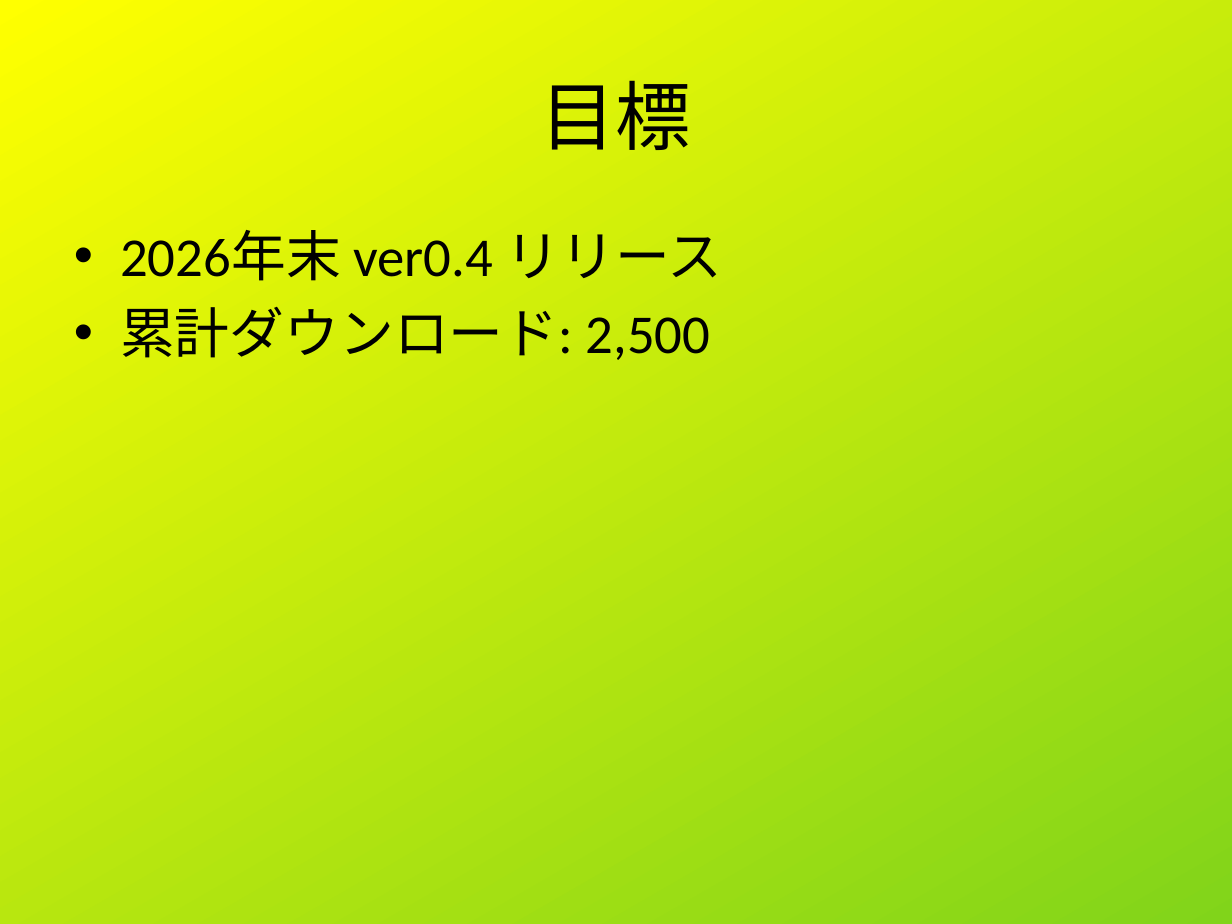
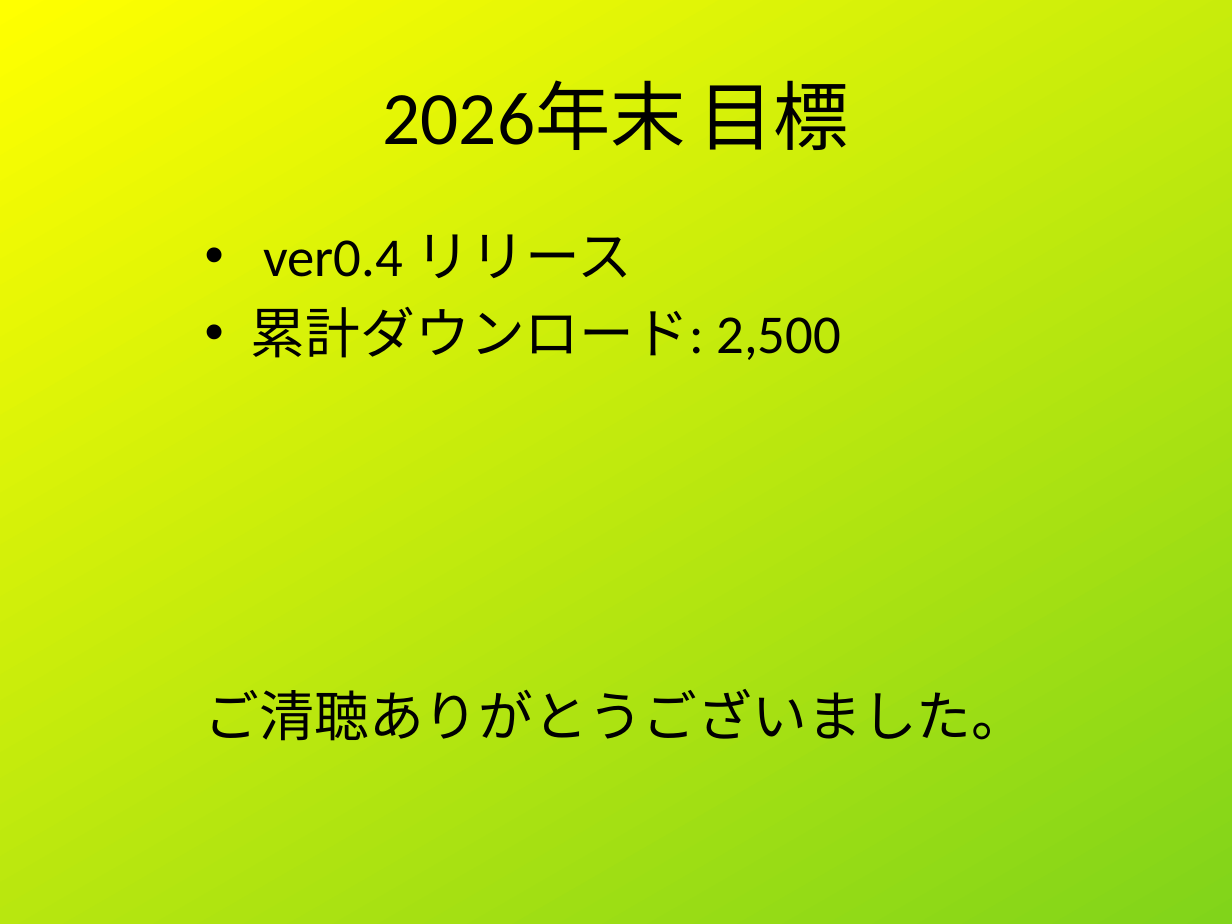
Before and after one commit to shigmas/viMarkdown, a slide deck: slide 11 of tech/ja/LT20260514/viMarkdown_LT.odp. Drawn at 1232x924 pixels with LibreOffice and Linux fonts; fonts in the diff are those of the drawing. Boxes give left, top, right and bottom in pixels: in the first picture for what was removed or moved away, otherwise in the second. Text is boxed around its words. In the diff, an @@ line names an element or a change of style, - is before the commit and + after.

```diff
--- a/tech/ja/LT20260514/viMarkdown_LT.odp
+++ b/tech/ja/LT20260514/viMarkdown_LT.odp
@@ title at (383, 80, 850, 150): text changed @@
-目標
+2026年末 目標
@@ text at (263, 234, 632, 278): text changed @@
-• 2026年末 ver0.4 リリース
+• ver0.4 リリース
@@ text at (205, 689, 1027, 741): paragraph added @@
+ご清聴ありがとうございました。
```
Also in this commit, not shown: 7 other slides changed, 4 other files.
